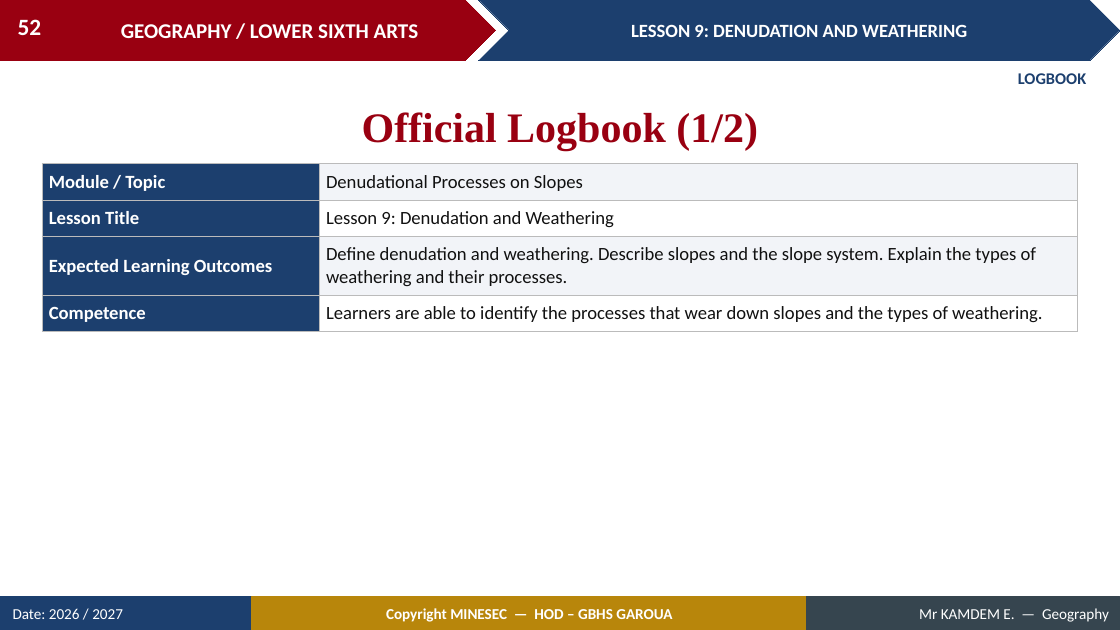
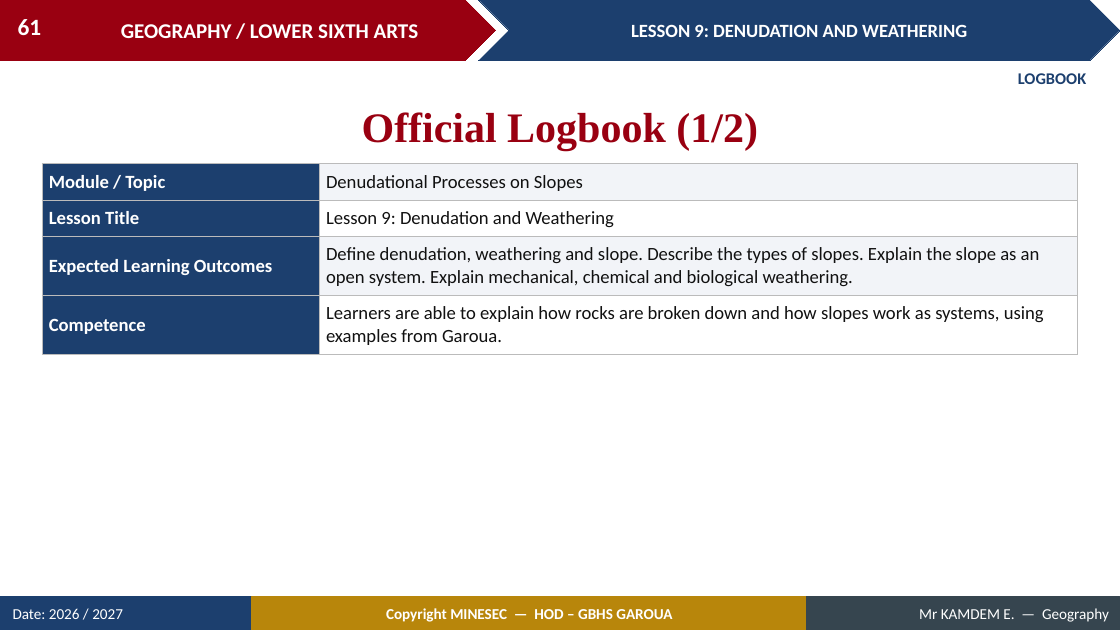
Before and after one commit to Berthautk/linea-github, a slide deck: slide 61 of lecons/LSA/Geomorphology/11_LSA_GEOMO_L09_Denudation_and_Weathering.pptx (slide 52 before the commit). Drawn at 1120x630 pixels with LibreOffice and Linux fonts; fonts in the diff are those of the drawing. Boxes give left, top, right and bottom in pixels: in the first picture for what was removed or moved away, otherwise in the second. Text is boxed around its words. In the diff, an @@ line names an element or a change of style, - is before the commit and + after.

```diff
--- a/lecons/LSA/Geomorphology/11_LSA_GEOMO_L09_Denudation_and_Weathering.pptx
+++ b/lecons/LSA/Geomorphology/11_LSA_GEOMO_L09_Denudation_and_Weathering.pptx
@@ page number at [18, 19, 42, 35]: text changed @@
-52
+61
@@ table at [42, 164, 1078, 349] @@
-row 3, column 2: Define denudation and weathering. Describe slopes and the slope system. Explain the types of weathering and their processes.
+row 3, column 2: Define denudation, weathering and slope. Describe the types of slopes. Explain the slope as an open system. Explain mechanical, chemical and biological weathering.
-row 4, column 2: Learners are able to identify the processes that wear down slopes and the types of weathering.
+row 4, column 2: Learners are able to explain how rocks are broken down and how slopes work as systems, using examples from Garoua.
```
Also in this commit, not shown: 40 other slides changed, 17 slides added, 8 slides removed, 52 other files.
